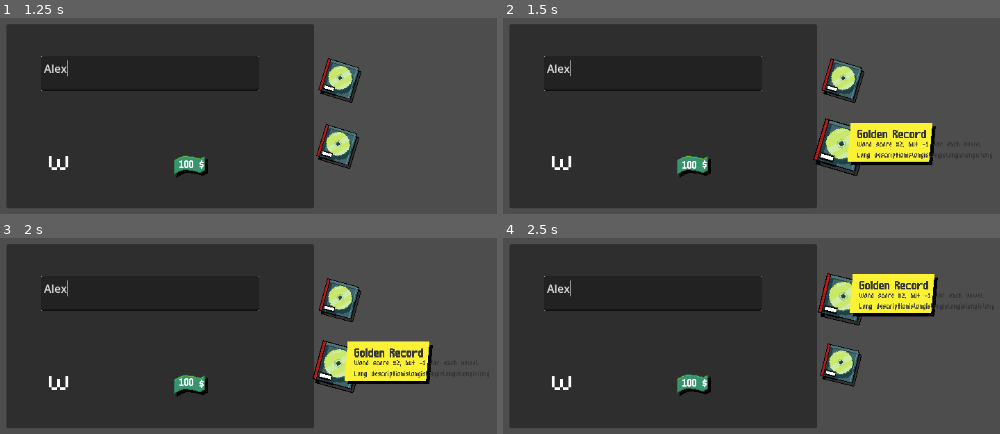
Above: before the commit, frames 1-4 (two rows, left to right).
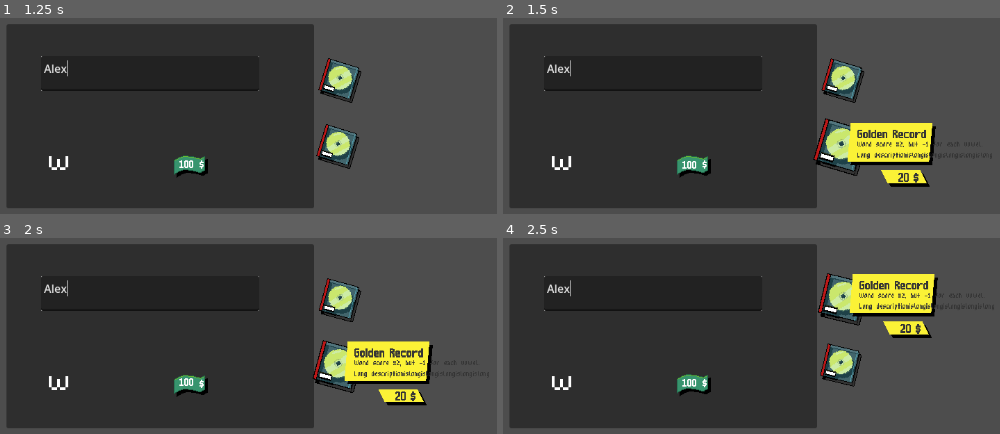
Above: after the commit, the same moments.

Repository: LiranDat/Spitandspell
Game: Godot game, scene res://WordTest.tscn
The game is run twice, just before and just after one commit, with the same random seed, the same clock (stepped at 60 frames per second) and the same inputs. This scene is started directly instead of the project's main scene.
Inputs (mouse positions are in pixels of both pictures, inside the frame that each line leads up to):
- Up to frame 1 (1.25 s): click (149, 72) at 0.52 s; type "Alex" at 0.6 s
- Up to frame 2 (1.5 s): move the mouse to (840, 141) at 1.27 s; click (840, 141) at 1.42 s
- Up to frame 3 (2 s): no input
- Up to frame 4 (2.5 s): move the mouse to (840, 294) at 2.02 s; click (840, 294) at 2.17 s

Frame 1 is identical in both runs. In frame 2, 0.6% of the frame differs, in the area x 76-86%, y 77-87%; in frame 3, 0.6%; in frame 4, 0.6%.
Error in both runs: Invalid access to property or key 'A' on a base object of type 'Dictionary'. (res://word_test.gd:59)

Commit message:
Album Case added

Diff:
--- a/album.gd
+++ b/album.gd
@@ -8,7 +8,6 @@
 
 const ALBUMFILE = "res://albums.xml"
 const ALBUMATTRIBUTES = ["id","title","description","subdescript","price"]
-
 
 var time = 0.0
 var tween : Tween
@@ -131,7 +130,10 @@
 			click()
 		if(!owned):
 			print("Buying album")
-			owned = true
+			var case : AlbumCase = get_tree().get_first_node_in_group("AlbumCase")
+			if(case):
+				case.addAlbum(self)
+				owned = true
 	pass # Replace with function body.
 
 
--- a/album.tscn
+++ b/album.tscn
@@ -9,7 +9,6 @@
 size = Vector2(48, 48)
 
 [node name="AlbumRoot" type="Node2D"]
-position = Vector2(127, 150)
 script = ExtResource("2_uur71")
 
 [node name="EnterArea" type="Area2D" parent="."]
@@ -78,8 +77,8 @@
 metadata/_edit_use_anchors_ = true
 
 [node name="AlbumSubDescription" type="RichTextLabel" parent="Tooltip/AlbumDescription"]
-z_index = 1
 clip_contents = false
+layout_mode = 0
 offset_top = 13.0
 offset_right = 88.0
 offset_bottom = 41.0
--- /dev/null
+++ b/album_case.gd
@@ -0,0 +1,20 @@
+class_name AlbumCase extends Node2D
+var time = 0.0
+var albums = []
+const positions = [Vector2(36,40),Vector2(108,40),Vector2(36,104),Vector2(108,104)]
+
+func _process(delta: float) -> void:
+	$SignPolygon.skew = sin(time*.5)/100.0*2.0
+	$SignPolygon2.skew = -sin(time*.5)/100.0*5.0
+	for container in $Containers.get_children():
+		container.skew = sin(time*.5)/100.0*5.0
+	time += delta
+
+func addAlbum(album : Album):
+	albums.append(album)
+	album.reparent($Albums)
+	var tween = album.create_tween()
+	tween.set_ease(Tween.EASE_IN_OUT)
+	tween.set_trans(Tween.TRANS_ELASTIC)
+	tween.tween_property(album,"position",positions[albums.size()-1],1.0)
+	pass
--- /dev/null
+++ b/album_case.tscn
@@ -0,0 +1,106 @@
+[gd_scene load_steps=3 format=3 uid="uid://b56orn6gpj15h"]
+
+[ext_resource type="Script" uid="uid://ckegko7w4tsuh" path="res://album_case.gd" id="1_ea5sd"]
+[ext_resource type="FontFile" uid="uid://6ybbtdjigu8h" path="res://fonts/m6x11.ttf" id="2_1rb7b"]
+
+[node name="AlbumCase" type="Node2D" groups=["AlbumCase"]]
+script = ExtResource("1_ea5sd")
+
+[node name="SignPolygon" type="Polygon2D" parent="."]
+position = Vector2(-76, -80)
+scale = Vector2(144, 152)
+color = Color(0.462745, 0.258824, 0.541176, 1)
+polygon = PackedVector2Array(0, 0, 1, 0, 1, 0.493043, 1, 1, 0.78558, 1, 0, 1)
+uv = PackedVector2Array(69.973, 75.093, 208.213, 88.7463, 150.186, 182.613, 59.733, 162.133)
+
+[node name="Shadow" type="Polygon2D" parent="SignPolygon"]
+z_index = -1
+position = Vector2(0.0220994, 0.0767634)
+color = Color(0, 0, 0, 1)
+polygon = PackedVector2Array(0, 0, 1, 0, 1, 1, 0.78558, 1, 0, 1)
+uv = PackedVector2Array(69.973, 75.093, 208.213, 88.7463, 150.186, 182.613, 59.733, 162.133)
+
+[node name="SignPolygon2" type="Polygon2D" parent="."]
+z_index = 1
+position = Vector2(-96, -104)
+scale = Vector2(184, 32)
+color = Color(0.462745, 0.258824, 0.541176, 1)
+polygon = PackedVector2Array(0, 0, 1, 0, 1, 1, 0, 1)
+uv = PackedVector2Array(69.973, 75.093, 208.213, 88.7463, 150.186, 182.613, 59.733, 162.133)
+
+[node name="Shadow" type="Polygon2D" parent="SignPolygon2"]
+z_index = -1
+position = Vector2(0.0220994, 0.139263)
+color = Color(0, 0, 0, 1)
+polygon = PackedVector2Array(0, 0, 1, 0, 1, 1, 0.78558, 1, 0, 1)
+uv = PackedVector2Array(69.973, 75.093, 208.213, 88.7463, 150.186, 182.613, 59.733, 162.133)
+
+[node name="RichTextLabel" type="RichTextLabel" parent="."]
+modulate = Color(0.984314, 0.94902, 0.211765, 1)
+z_index = 1
+clip_contents = false
+offset_left = -92.0
+offset_top = -100.0
+offset_right = 84.0
+offset_bottom = -68.0
+theme_override_fonts/normal_font = ExtResource("2_1rb7b")
+theme_override_font_sizes/normal_font_size = 32
+bbcode_enabled = true
+text = "[wave]Albums"
+fit_content = true
+autowrap_mode = 0
+horizontal_alignment = 1
+
+[node name="Containers" type="Node2D" parent="."]
+position = Vector2(-76, -72)
+
+[node name="Container" type="Polygon2D" parent="Containers"]
+position = Vector2(80, 12)
+scale = Vector2(56, 56)
+color = Color(0.219608, 0.0823529, 0.141176, 1)
+polygon = PackedVector2Array(0, 0, 1, 0, 1, 1, 0, 1)
+
+[node name="Shadow" type="Polygon2D" parent="Containers/Container"]
+show_behind_parent = true
+position = Vector2(0.0357141, 0.0357143)
+color = Color(0, 0, 0, 1)
+polygon = PackedVector2Array(0, 0, 1, 0, 1, 1, 0, 1)
+
+[node name="Container2" type="Polygon2D" parent="Containers"]
+position = Vector2(8, 12)
+scale = Vector2(56, 56)
+color = Color(0.219608, 0.0823529, 0.141176, 1)
+polygon = PackedVector2Array(0, 0, 1, 0, 1, 1, 0, 1)
+
+[node name="Shadow" type="Polygon2D" parent="Containers/Container2"]
+show_behind_parent = true
+position = Vector2(0.0357142, 0.0357143)
+color = Color(0, 0, 0, 1)
+polygon = PackedVector2Array(0, 0, 1, 0, 1, 1, 0, 1)
+
+[node name="Container3" type="Polygon2D" parent="Containers"]
+position = Vector2(80, 76)
+scale = Vector2(56, 56)
+color = Color(0.219608, 0.0823529, 0.141176, 1)
+polygon = PackedVector2Array(0, 0, 1, 0, 1, 1, 0, 1)
+
+[node name="Shadow" type="Polygon2D" parent="Containers/Container3"]
+show_behind_parent = true
+position = Vector2(0.0357141, 0.0357143)
+color = Color(0, 0, 0, 1)
+polygon = PackedVector2Array(0, 0, 1, 0, 1, 1, 0, 1)
+
+[node name="Container4" type="Polygon2D" parent="Containers"]
+position = Vector2(8, 76)
+scale = Vector2(56, 56)
+color = Color(0.219608, 0.0823529, 0.141176, 1)
+polygon = PackedVector2Array(0, 0, 1, 0, 1, 1, 0, 1)
+
+[node name="Shadow" type="Polygon2D" parent="Containers/Container4"]
+show_behind_parent = true
+position = Vector2(0.0357142, 0.0357143)
+color = Color(0, 0, 0, 1)
+polygon = PackedVector2Array(0, 0, 1, 0, 1, 1, 0, 1)
+
+[node name="Albums" type="Node2D" parent="."]
+position = Vector2(-76, -72)
Not shown, added: album_case.gd.uid
